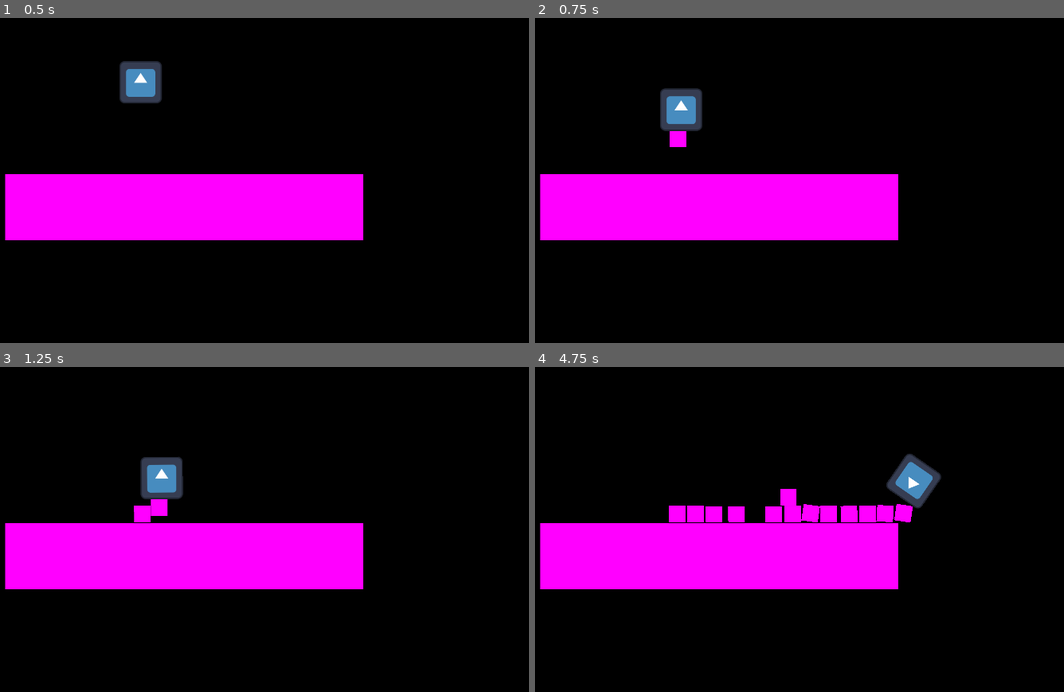
Above: before the commit, frames 1-4 (two rows, left to right).
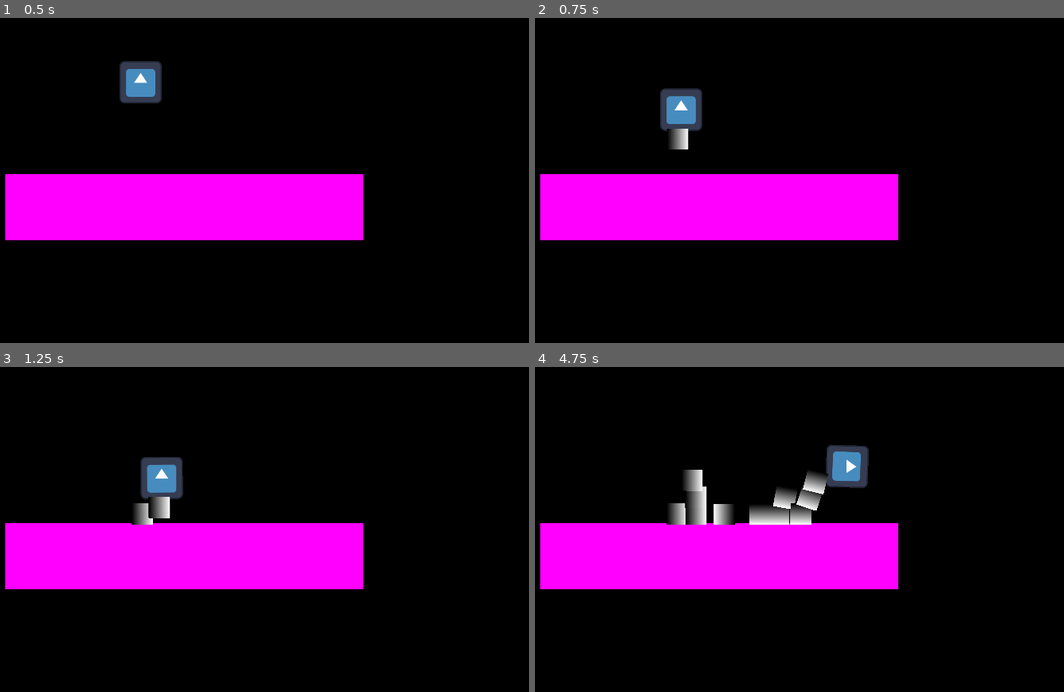
Above: after the commit, the same moments.

Repository: adudewithapc/piktiv-autumn-game-jam-2024
Game: Godot game, scene res://Scenes/Personal/Axel.tscn
Same seed, same stepped clock (60 frames per second), same inputs: the game is played once before the commit and once after it. The engine's default icon, where the game draws it, is replaced by a stand-in: a white triangle on a blue panel in a dark square.
Inputs:
- Up to frame 1 (0.5 s): no input
- Up to frame 2 (0.75 s): hold Right (first_move_right) from 0.53 s (still down); tap Space (jump) at 0.6 s
- Up to frame 3 (1.25 s): keep holding Right (first_move_right); tap Space (jump) at 0.77, 1.07 s
- Up to frame 4 (4.75 s): release Right (first_move_right) at 1.28 s; hold Left (first_move_left) 1.28-2.03 s; tap Space (jump) at 1.35, 1.52, 1.82, 2.1, 2.85, 3.02, 3.32, 3.6, 3.77, 4.07, 4.35, 4.52 s; hold Right (first_move_right) 2.03-3.53 s; hold Left (first_move_left) from 3.53 s (still down)

Frame 1 is identical in both runs. In frame 2, 0.2% of the frame differs, in the area x 25-30%, y 34-41%; in frame 3, 0.5%; in frame 4, 5.5%, in the area x 24-77%, y 23-49%.

Commit message:
Spawn position and rotation is now relative to player

Diff:
--- a/Scenes/Personal/PurpleSquare.tscn
+++ b/Scenes/Personal/PurpleSquare.tscn
@@ -1,7 +1,9 @@
-[gd_scene load_steps=3 format=3 uid="uid://bpl2w4qovgfdf"]
+[gd_scene load_steps=4 format=3 uid="uid://bpl2w4qovgfdf"]
 
-[sub_resource type="PlaceholderTexture2D" id="PlaceholderTexture2D_wyklm"]
-size = Vector2(50, 50)
+[sub_resource type="Gradient" id="Gradient_itc5k"]
+
+[sub_resource type="GradientTexture2D" id="GradientTexture2D_ui476"]
+gradient = SubResource("Gradient_itc5k")
 
 [sub_resource type="RectangleShape2D" id="RectangleShape2D_5begy"]
 size = Vector2(50, 51)
@@ -9,7 +11,7 @@
 [node name="RigidBody2D" type="RigidBody2D"]
 
 [node name="Sprite2D" type="Sprite2D" parent="."]
-texture = SubResource("PlaceholderTexture2D_wyklm")
+texture = SubResource("GradientTexture2D_ui476")
 
 [node name="CollisionShape2D" type="CollisionShape2D" parent="."]
 position = Vector2(0, 0.5)
--- a/Scripts/Player.gd
+++ b/Scripts/Player.gd
@@ -26,7 +26,8 @@
 
 func spawn_item():
 	var new_item := item.instantiate(PackedScene.GEN_EDIT_STATE_INSTANCE)
-	new_item.global_position = global_position + Vector2.DOWN * down_spawn_offset
+	new_item.global_position = global_position + transform.y * down_spawn_offset
+	new_item.rotation = rotation
 	get_tree().root.add_child(new_item)
 
 func is_on_ground() -> bool:
